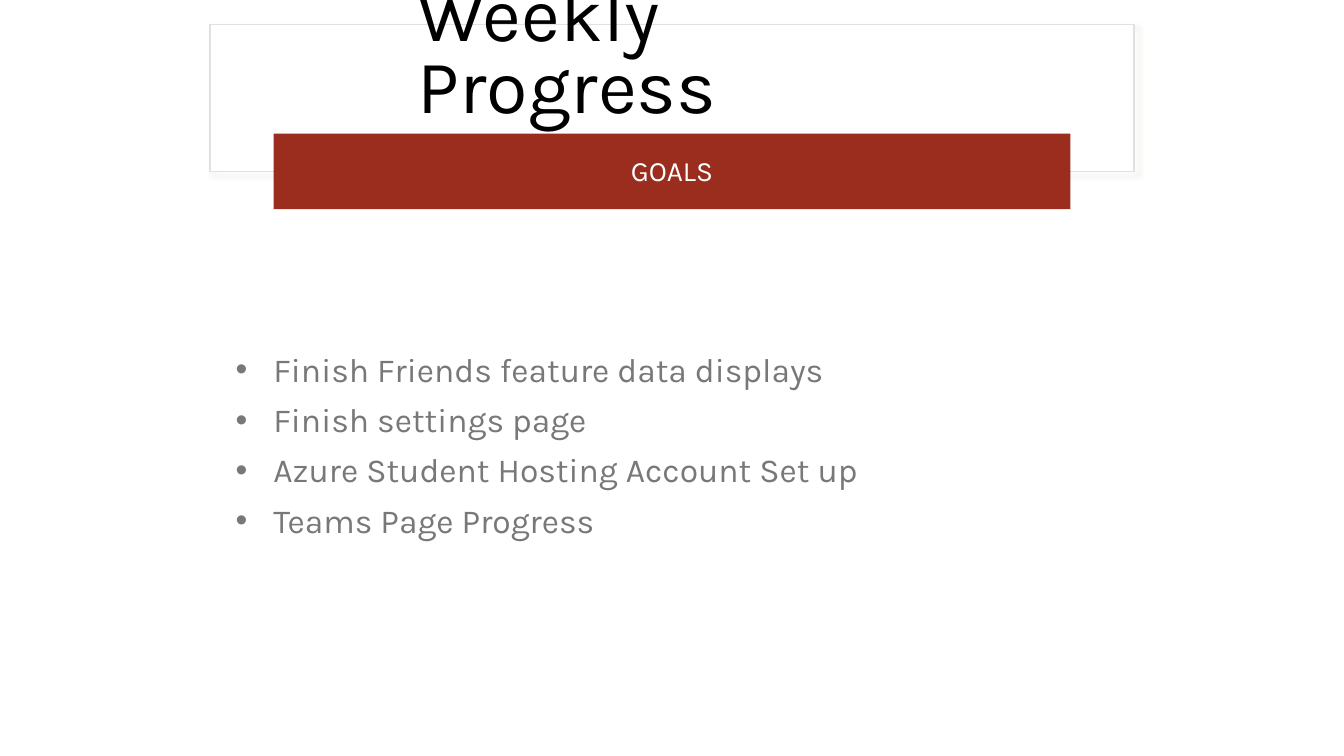
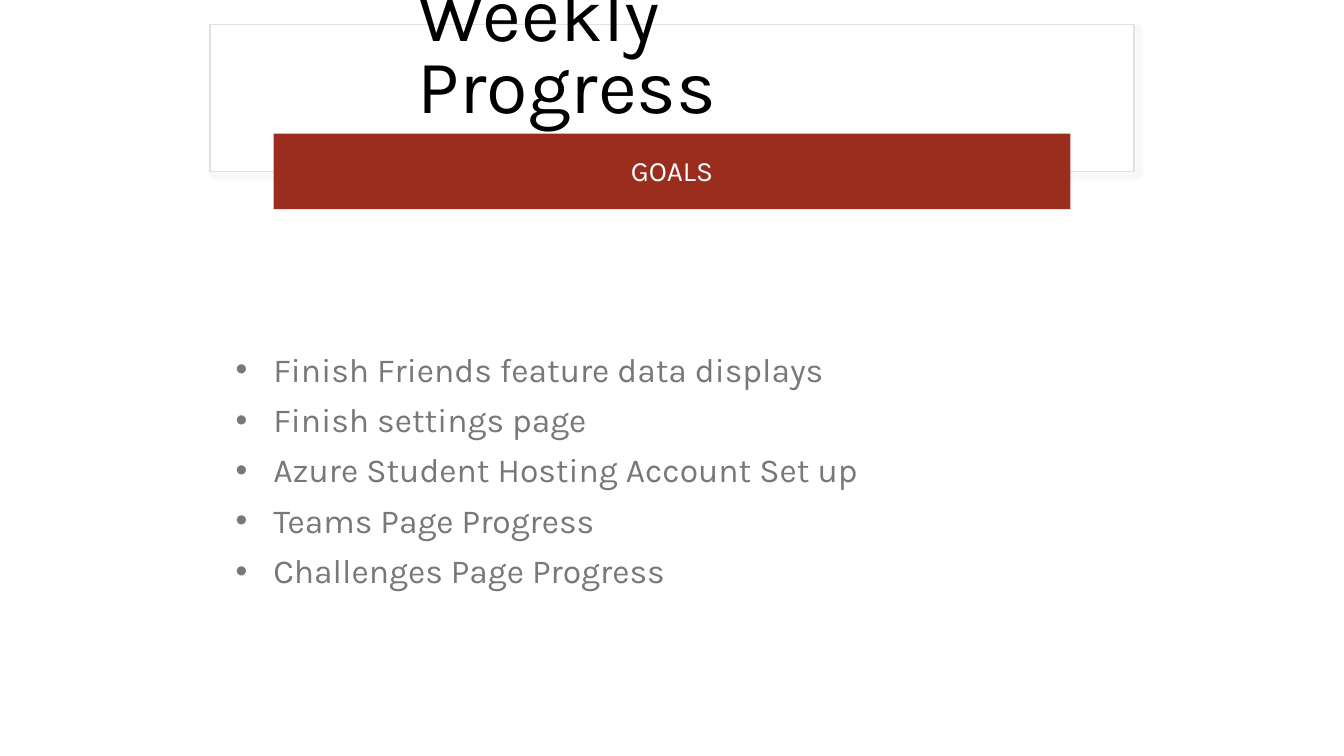
Before and after one commit to jjdeuce06/VulcanActivityTracker, a slide deck: slide 3 of Documentation/Weekly Report/week11/CMSC-4920-Week11-Group2.pptx. Drawn at 1344x756 pixels with LibreOffice and Linux fonts; fonts in the diff are those of the drawing. Boxes give left, top, right and bottom in pixels: in the first picture for what was removed or moved away, otherwise in the second. Text is boxed around its words. In the diff, an @@ line names an element or a change of style, - is before the commit and + after.

```diff
--- a/Documentation/Weekly Report/week11/CMSC-4920-Week11-Group2.pptx
+++ b/Documentation/Weekly Report/week11/CMSC-4920-Week11-Group2.pptx
@@ text at (x1=273, y1=560, x2=665, y2=591): paragraph added @@
+• Challenges Page Progress
```
Also in this commit, not shown: 1 other slide changed, 2 slides added, 3 other files.
